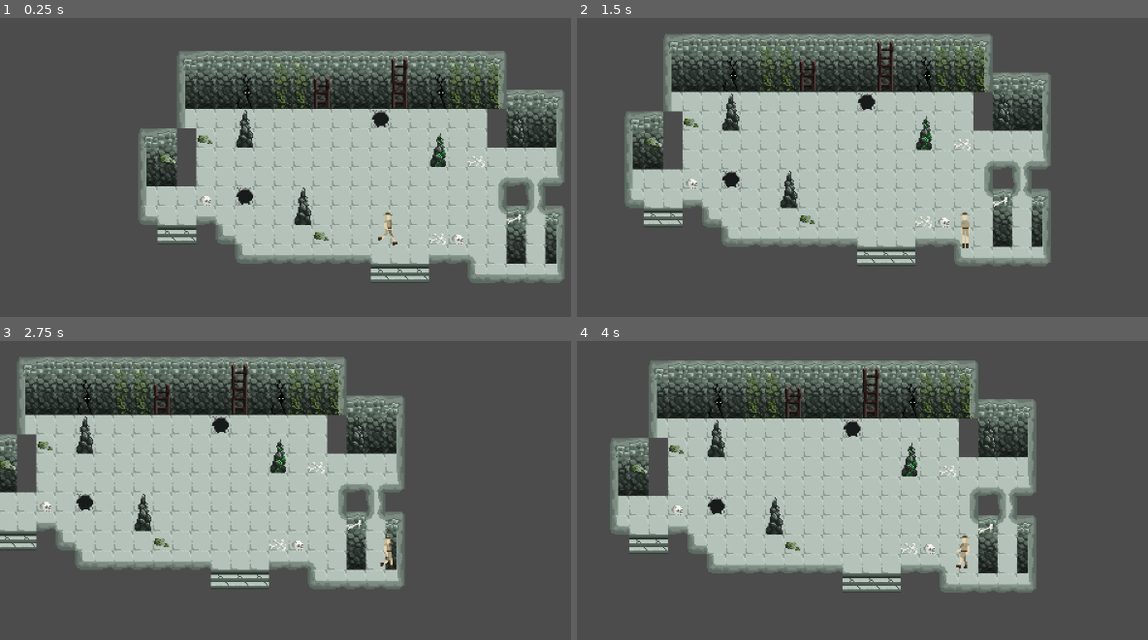
Above: before the commit, frames 1-4 (two rows, left to right).
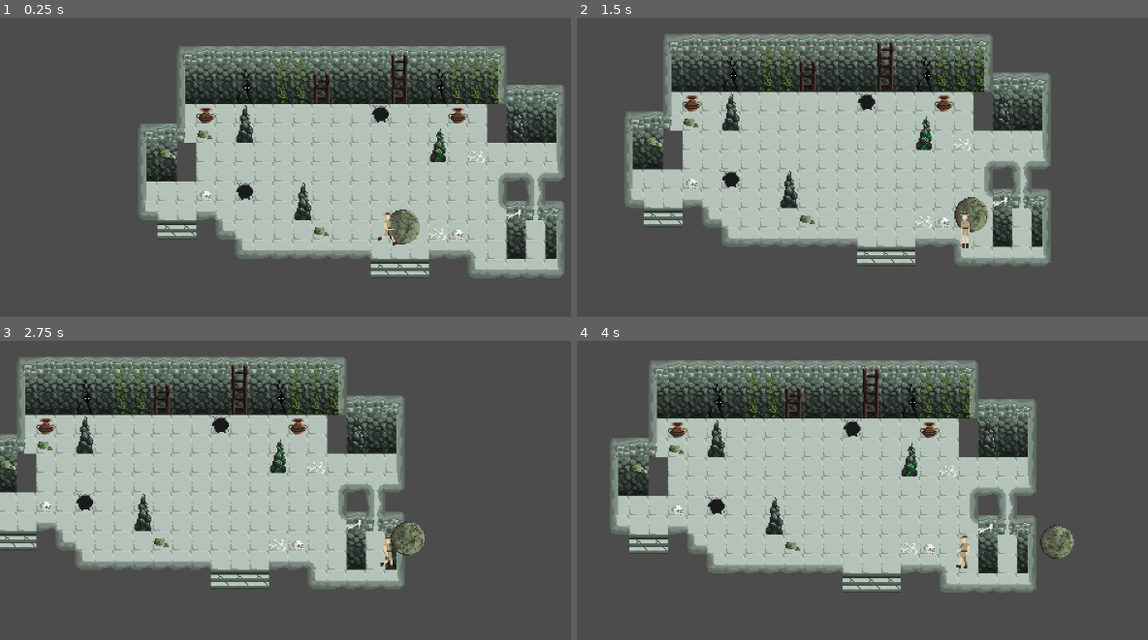
Above: after the commit, the same moments.

Repository: mirogon/Archaeology
Game: Godot game, scene res://Scenes/TileTest.tscn
The game is run twice, just before and just after one commit, with the same random seed, the same clock (stepped at 60 frames per second) and the same inputs. This scene is started directly instead of the project's main scene.
Inputs (mouse positions are in pixels of both pictures, inside the frame that each line leads up to):
- Up to frame 1 (0.25 s): no input
- Up to frame 2 (1.5 s): move the mouse to (1136, 209) at 0.52 s; hold Right (ui_right) 0.53-1.28 s; click (1136, 209) at 0.67 s; move the mouse to (811, 251) at 1.27 s; hold Down (ui_down) from 1.28 s (still down)
- Up to frame 3 (2.75 s): move the mouse to (462, 457) at 2.02 s; release Down (ui_down) at 2.03 s; hold Right (ui_right) from 2.03 s (still down)
- Up to frame 4 (4 s): move the mouse to (925, 639) at 2.77 s; release Right (ui_right) at 2.78 s; hold Up (ui_up) 2.78-3.53 s; click (925, 639) at 2.92 s; move the mouse to (outside the picture) at 3.52 s; hold Left (ui_left) from 3.53 s (still down)

The runs differ from the first frame. In frame 1, 17% of the frame differs, in the area x 24-99%, y 9-89%; in frame 2, 1.1%; in frame 3, 1.0%; in frame 4, 0.9%.
Error in both runs: Invalid call. Nonexistent function 'instance' in base 'Nil'. (res://Scripts/Player.gd:70)

Commit message:
Boulder Trap

Diff:
--- /dev/null
+++ b/Scenes/Boulder.gd
@@ -0,0 +1,17 @@
+extends KinematicBody2D
+
+
+# Declare member variables here. Examples:
+# var a = 2
+# var b = "text"
+
+
+# Called when the node enters the scene tree for the first time.
+func _ready():
+	$AnimationPlayer.play("Boulder_Move")
+	pass # Replace with function body.
+
+
+# Called every frame. 'delta' is the elapsed time since the previous frame.
+#func _process(delta):
+#	pass
--- /dev/null
+++ b/Scenes/Boulder.tscn
@@ -0,0 +1,107 @@
+[gd_scene load_steps=16 format=2]
+
+[ext_resource path="res://Asstes/Environment/Trap1.png" type="Texture" id=1]
+[ext_resource path="res://Scenes/Boulder.gd" type="Script" id=2]
+
+[sub_resource type="AtlasTexture" id=1]
+atlas = ExtResource( 1 )
+region = Rect2( 0, 0, 32, 32 )
+
+[sub_resource type="AtlasTexture" id=2]
+atlas = ExtResource( 1 )
+region = Rect2( 32, 0, 32, 32 )
+
+[sub_resource type="AtlasTexture" id=3]
+atlas = ExtResource( 1 )
+region = Rect2( 64, 0, 32, 32 )
+
+[sub_resource type="AtlasTexture" id=4]
+atlas = ExtResource( 1 )
+region = Rect2( 96, 0, 32, 32 )
+
+[sub_resource type="AtlasTexture" id=5]
+atlas = ExtResource( 1 )
+region = Rect2( 128, 0, 32, 32 )
+
+[sub_resource type="AtlasTexture" id=6]
+atlas = ExtResource( 1 )
+region = Rect2( 160, 0, 32, 32 )
+
+[sub_resource type="AtlasTexture" id=7]
+atlas = ExtResource( 1 )
+region = Rect2( 192, 0, 32, 32 )
+
+[sub_resource type="AtlasTexture" id=8]
+atlas = ExtResource( 1 )
+region = Rect2( 224, 0, 32, 32 )
+
+[sub_resource type="AtlasTexture" id=9]
+atlas = ExtResource( 1 )
+region = Rect2( 256, 0, 32, 32 )
+
+[sub_resource type="SpriteFrames" id=10]
+animations = [ {
+"frames": [ SubResource( 1 ), SubResource( 2 ), SubResource( 3 ), SubResource( 4 ), SubResource( 5 ), SubResource( 6 ), SubResource( 7 ), SubResource( 8 ), SubResource( 9 ) ],
+"loop": true,
+"name": "Boulder_Roll",
+"speed": 8.0
+} ]
+
+[sub_resource type="RectangleShape2D" id=14]
+extents = Vector2( 9.5, 0.5 )
+
+[sub_resource type="Animation" id=12]
+resource_name = "Boulder_Move"
+length = 3.0
+tracks/0/type = "value"
+tracks/0/path = NodePath("Boulder:position")
+tracks/0/interp = 1
+tracks/0/loop_wrap = true
+tracks/0/imported = false
+tracks/0/enabled = true
+tracks/0/keys = {
+"times": PoolRealArray( 0, 3 ),
+"transitions": PoolRealArray( 1, 1 ),
+"update": 0,
+"values": [ Vector2( 0, 0 ), Vector2( 163, 0 ) ]
+}
+
+[sub_resource type="Animation" id=13]
+length = 0.001
+tracks/0/type = "value"
+tracks/0/path = NodePath("Boulder:position")
+tracks/0/interp = 1
+tracks/0/loop_wrap = true
+tracks/0/imported = false
+tracks/0/enabled = true
+tracks/0/keys = {
+"times": PoolRealArray( 0 ),
+"transitions": PoolRealArray( 1 ),
+"update": 0,
+"values": [ Vector2( 0, 0 ) ]
+}
+
+[node name="Boulder" type="Node2D"]
+
+[node name="Boulder" type="KinematicBody2D" parent="."]
+motion/sync_to_physics = true
+script = ExtResource( 2 )
+__meta__ = {
+"_edit_group_": true
+}
+
+[node name="AnimatedSprite" type="AnimatedSprite" parent="Boulder"]
+frames = SubResource( 10 )
+animation = "Boulder_Roll"
+frame = 2
+playing = true
+
+[node name="CollisionShape2D" type="CollisionShape2D" parent="Boulder"]
+position = Vector2( 0.5, -11.5 )
+shape = SubResource( 14 )
+
+[node name="AnimationPlayer" type="AnimationPlayer" parent="Boulder"]
+root_node = NodePath("../..")
+playback_process_mode = 0
+anims/Boulder_Move = SubResource( 12 )
+anims/RESET = SubResource( 13 )
--- a/Scenes/TileTest.tscn
+++ b/Scenes/TileTest.tscn
@@ -1,7 +1,8 @@
-[gd_scene load_steps=3 format=2]
+[gd_scene load_steps=4 format=2]
 
 [ext_resource path="res://Scenes/Player.tscn" type="PackedScene" id=1]
 [ext_resource path="res://Scenes/Room.tscn" type="PackedScene" id=2]
+[ext_resource path="res://Scenes/Boulder.tscn" type="PackedScene" id=3]
 
 [node name="Room" instance=ExtResource( 2 )]
 
@@ -9,9 +10,12 @@
 tile_data = PoolIntArray( -720937, 30, 7, -720936, 30, 196612, -720935, 30, 196612, -720934, 30, 196612, -720933, 30, 1 …(4769 unchanged characters)…
 
 [node name="Wall_Layer" parent="." index="1"]
-tile_data = PoolIntArray( -655402, 5, 0, -655401, 24, 0, -65 …(294 unchanged characters)…  0, -589867, 3, 0, -589845, 4, 0, -524312, 26, 0, -524311, 26, 0, -524310, 25, 0, -458786, 35, 0, -458785, 35, 1, -458784, 35, 1, -458783, 35, 2, -393259, 24, 0, -393258, 26, 0, -393250, 35, 65536, -393249, 35, 3, -393248, 35, 131073, -393247, 35, 131074, -327714, 35, 131072, -327713, 35, 131074, -327709, 35, 0, -327708, 35, 1, -327707, 35, 1, -327706, 35, 2, -262173, 35, 131072, -262172, 35, 4, -262171, 35, 3, -262170, 35, 131074, -196645, 35, 0, -196644, 35, 2, -196636, 35, 131072, -196635, 35, 131074, -196633, 32, 0, -196631, 31, 0, -131109, 35, 131072, -131108, 35, 131074, -131096, 26, 0, -131094, 25, 0 )
+tile_data = PoolIntArray( -655402, 5, 0, -655401, 24, 0, -65 …(294 unchanged characters)…  0, -589867, 3, 0, -589845, 4, 0, -524313, 32, 0, -524312, 26, 0, -524311, 26, 0, -524310, 25, 0, -458793, 27, 0, -458786, 35, 0, -458785, 35, 1, -458784, 35, 1, -458783, 35, 2, -393259, 24, 0, -393258, 26, 0, -393257, 31, 0, -393250, 35, 65536, -393249, 35, 3, -393248, 35, 131073, -393247, 35, 131074, -327714, 35, 131072, -327713, 35, 131074, -327709, 35, 0, -327708, 35, 1, -327707, 35, 1, -327706, 35, 2, -262173, 35, 131072, -262172, 35, 4, -262171, 35, 3, -262170, 35, 131074, -196645, 35, 0, -196644, 35, 2, -196636, 35, 131072, -196635, 35, 131074, -196633, 34, 0, -196631, 28, 0, -131109, 35, 131072, -131108, 35, 131074, -131097, 32, 0, -131096, 26, 0, -131095, 33, 0, -131094, 25, 0 )
 
 [node name="Prop_Layer" parent="." index="2"]
-tile_data = PoolIntArray( -720932, 10, 0, -720931, 10, 0, -7 …(154 unchanged characters)… 0, -589854, 14, 0, -589846, 9, 0, -524326, 8, 0, -524319, 16, 0, -524312, 8, 0, -458792, 21, 0, -458 …(223 unchanged characters)…
+tile_data = PoolIntArray( -720932, 10, 0, -720931, 10, 0, -7 …(154 unchanged characters)… 0, -589854, 14, 0, -589846, 9, 0, -524328, 19, 0, -524326, 8, 0, -524319, 16, 0, -524315, 19, 0, -524312, 8, 0, -458792, 21, 0, -458 …(223 unchanged characters)…
 
-[node name="Player" parent="." index="3" instance=ExtResource( 1 )]
+[node name="Boulder" parent="." index="3" instance=ExtResource( 3 )]
+position = Vector2( -482, -44 )
+
+[node name="Player" parent="." index="4" instance=ExtResource( 1 )]
Binary file added: Asstes/Environment/Trap1.png
Not shown, added: Asstes/Environment/Trap1.png.import
